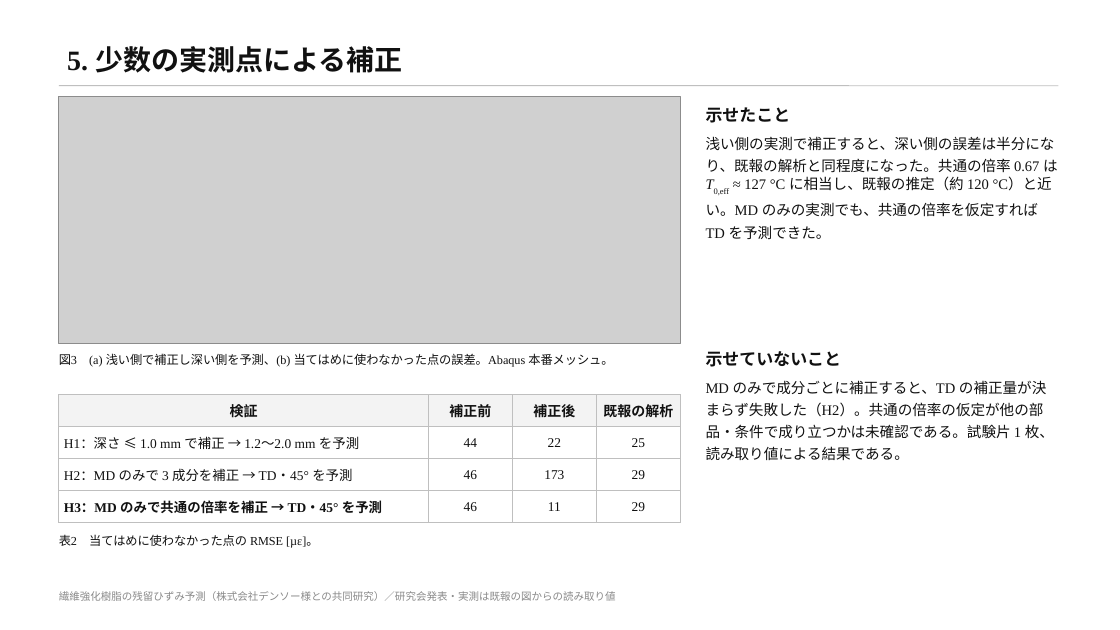
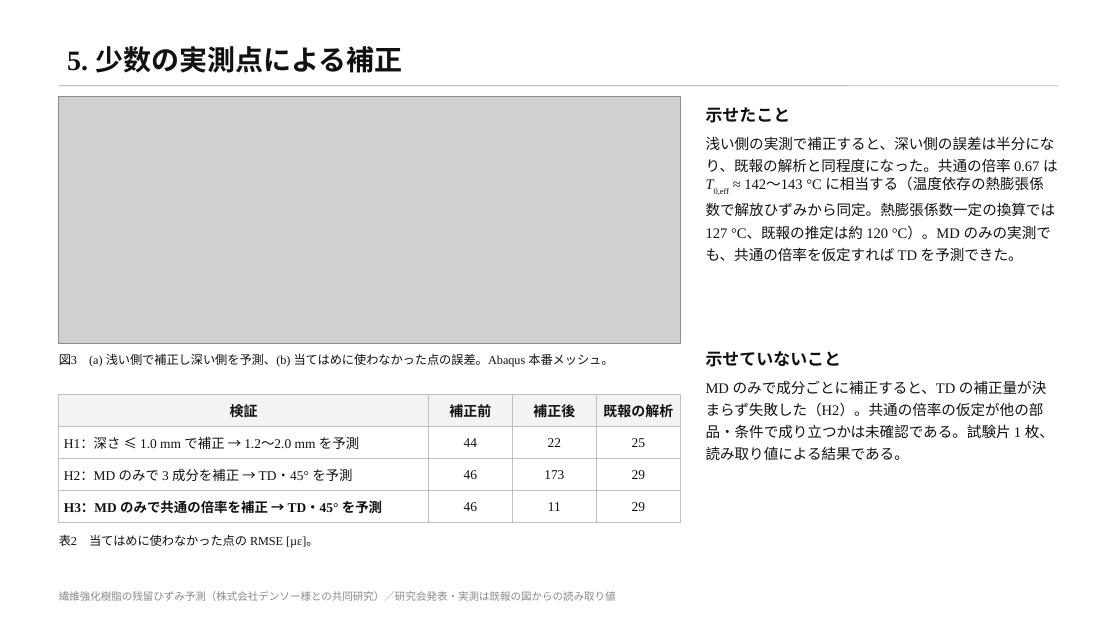
Before and after one commit to keisuke58/wccm2026-cfrp-gnn, a slide deck: slide 8 of slides/denso_kenkyukai.pptx. Drawn at 1120x630 pixels with LibreOffice and Linux fonts; fonts in the diff are those of the drawing; grey boxes stand for pictures. Boxes give left, top, right and bottom in pixels: in the first picture for what was removed or moved away, otherwise in the second. Text is boxed around its words. In the diff, an @@ line names an element or a change of style, - is before the commit and + after.

```diff
--- a/slides/denso_kenkyukai.pptx
+++ b/slides/denso_kenkyukai.pptx
@@ text at bbox=[706, 136, 1058, 262]: text changed @@
-浅い側の実測で補正すると、深い側の誤差は半分になり、既報の解析と同程度になった。共通の倍率 0.67 は T0,eff ≈ 127 °C に相当し、既報の推定（約 120 °C）と近い。MD のみの実測でも、共通の倍率を仮定すれば TD を予測できた。
+浅い側の実測で補正すると、深い側の誤差は半分になり、既報の解析と同程度になった。共通の倍率 0.67 は T0,eff ≈ 142〜143 °C に相当する（温度依存の熱膨張係数で解放ひずみから同定。熱膨張係数一定の換算では 127 °C、既報の推定は約 120 °C）。MD のみの実測でも、共通の倍率を仮定すれば TD を予測できた。
```
Also in this commit, not shown: 1 other slide changed, 14 other files.
